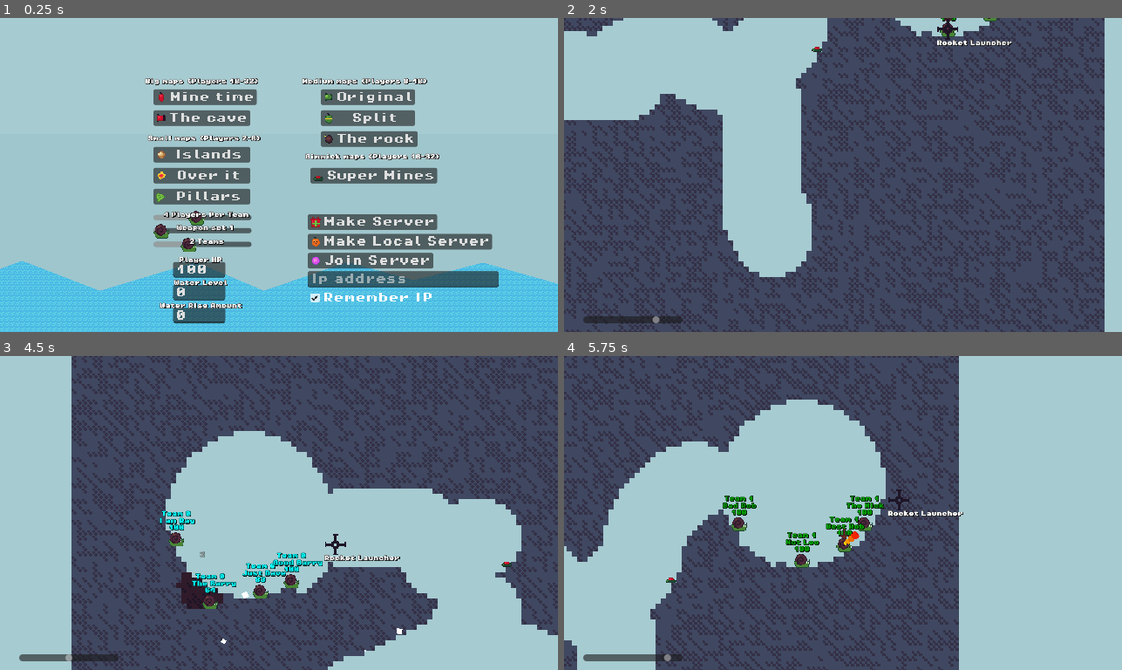
Above: before the commit, frames 1-4 (two rows, left to right).
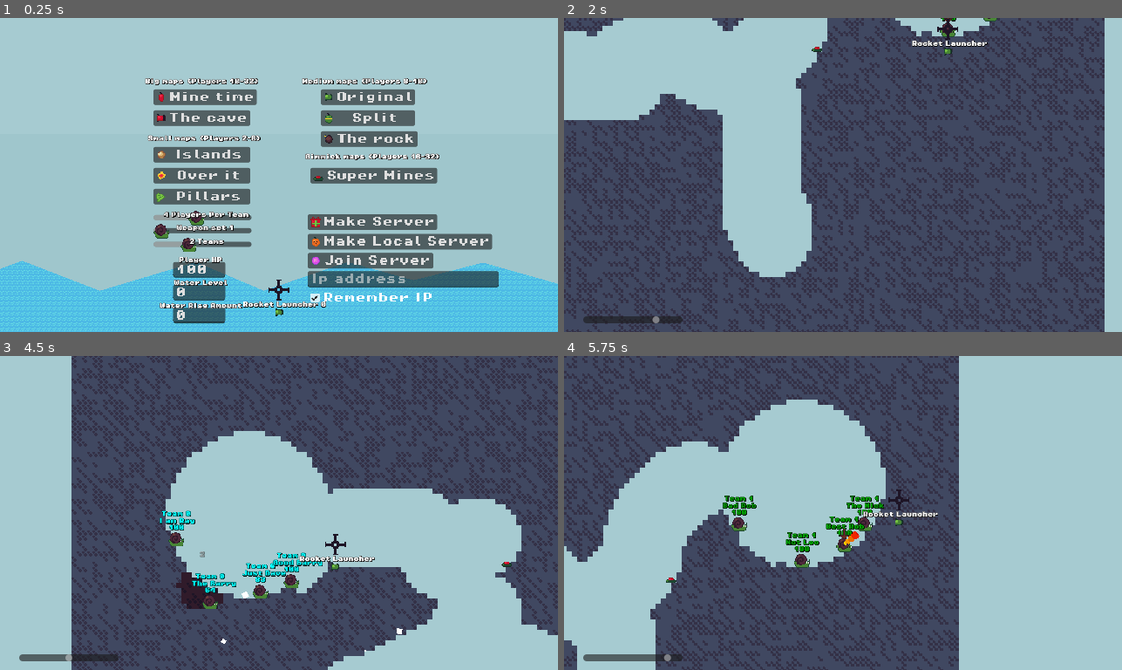
Above: after the commit, the same moments.

Repository: codingbanana21/Snail-Wars
Game: Godot game, scene res://scenes/main_menu.tscn
The game is run twice, just before and just after one commit, with the same random seed, the same clock (stepped at 60 frames per second) and the same inputs.
Inputs (mouse positions are in pixels of both pictures, inside the frame that each line leads up to):
- Up to frame 1 (0.25 s): no input
- Up to frame 2 (2 s): click (965, 278) at 0.52 s; type "12" at 0.6 s; click "Mine time" at 1.25 s
- Up to frame 3 (4.5 s): tap Enter (skip) at 2 s; move the mouse to (401, 497) at 2.02 s; press the mouse at (401, 497) at 2.03 s; hold D (right) 2.03-3.53 s; tap W (jump) at 2.27, 3.02 s; move the mouse to (167, 528) at 2.77 s; release the mouse at (167, 528) at 2.78 s; click (167, 528) at 2.85 s; move the mouse to (334, 443) at 3.52 s; press the mouse at (334, 443) at 3.53 s; hold A (left) 3.53-4.28 s; tap Mouse wheel down (last_weapon) at 3.6 s; move the mouse to (251, 575) at 4.27 s; release the mouse at (251, 575) at 4.28 s; hold D (right) from 4.28 s (still down); right-click (251, 575) at 4.35 s
- Up to frame 4 (5.75 s): keep holding D (right); tap W (jump) at 4.52, 5.27 s; click (815, 575) at 4.55 s; move the mouse to (887, 516) at 5.02 s; press the mouse at (887, 516) at 5.03 s; tap Mouse wheel up (next_weapon) at 5.1 s

The runs differ from the first frame. In frame 1, 0.3% of the frame differs, in the area x 30-85%, y 23-95%; in frame 2, 0.3%; in frame 3, 0.3%; in frame 4, 0.3%.

Commit message:
Small fixs and hitbox chanages

Diff:
--- a/projectiles/air_strike.tscn
+++ b/projectiles/air_strike.tscn
@@ -4,6 +4,8 @@
 
 [node name="AirStrike" unique_id=791496552 instance=ExtResource("1_y44nj")]
 size = 7
+speed = 0
+min_speed = 300
 gravity = 300
 timer = 5.0
 spawn_at_mouse = true
--- a/projectiles/bomb.tscn
+++ b/projectiles/bomb.tscn
@@ -4,10 +4,10 @@
 [ext_resource type="Texture2D" uid="uid://cdi5eipdsfw53" path="res://assets/images/bomb.png" id="2_3xfjl"]
 
 [sub_resource type="CircleShape2D" id="CircleShape2D_tpgjy"]
-radius = 2.0
+radius = 1.0
 
-[sub_resource type="CircleShape2D" id="CircleShape2D_dlca0"]
-radius = 5.0
+[sub_resource type="CircleShape2D" id="CircleShape2D_h2h75"]
+radius = 4.1231055
 
 [node name="Bomb" unique_id=791496552 instance=ExtResource("1_8u238")]
 damage = 5
@@ -23,5 +23,4 @@
 shape = SubResource("CircleShape2D_tpgjy")
 
 [node name="CollisionShape2D" parent="DetectBox" parent_id_path=PackedInt32Array(289666369) index="0" unique_id=1905896826]
-position = Vector2(0, 0)
-shape = SubResource("CircleShape2D_dlca0")
+shape = SubResource("CircleShape2D_h2h75")
--- a/projectiles/bullet.tscn
+++ b/projectiles/bullet.tscn
@@ -4,7 +4,7 @@
 [ext_resource type="Texture2D" uid="uid://blounwen1686h" path="res://assets/images/bullet.png" id="2_cqswp"]
 
 [sub_resource type="CircleShape2D" id="CircleShape2D_y4r1p"]
-radius = 5.0990195
+radius = 4.0
 
 [node name="Bullet" unique_id=791496552 instance=ExtResource("1_4ambd")]
 damage = 35
--- a/projectiles/cake_tnt.tscn
+++ b/projectiles/cake_tnt.tscn
@@ -4,7 +4,7 @@
 [ext_resource type="Texture2D" uid="uid://d7rmm3hgmhlx" path="res://assets/images/cake_tnt.png" id="2_2v8i0"]
 
 [sub_resource type="RectangleShape2D" id="RectangleShape2D_gjjih"]
-size = Vector2(14, 8)
+size = Vector2(12, 6)
 
 [node name="CakeTNT" unique_id=791496552 instance=ExtResource("1_ipt5o")]
 damage = 100
--- a/projectiles/drill_strike.tscn
+++ b/projectiles/drill_strike.tscn
@@ -7,6 +7,8 @@
 damage = 10
 size = 3
 knockback = 30
+speed = 0
+min_speed = 300
 gravity = 300
 projectile_hp = 7
 hit_stun_time = 0.15
--- a/projectiles/fragment.tscn
+++ b/projectiles/fragment.tscn
@@ -26,5 +26,4 @@
 shape = SubResource("CircleShape2D_3xfjl")
 
 [node name="CollisionShape2D" parent="DetectBox" parent_id_path=PackedInt32Array(289666369) index="0" unique_id=1905896826]
-position = Vector2(0, 0)
 shape = SubResource("CircleShape2D_h2h75")
--- a/projectiles/grenade.tscn
+++ b/projectiles/grenade.tscn
@@ -4,19 +4,16 @@
 [ext_resource type="Texture2D" uid="uid://qlt5j1ltdxr2" path="res://assets/images/grenade.png" id="2_5t3jc"]
 
 [sub_resource type="CircleShape2D" id="CircleShape2D_qhqgy"]
-radius = 4.0
+radius = 5.0
 
 [node name="Grenade" unique_id=791496552 instance=ExtResource("1_yss3y")]
-collision_layer = 3
-collision_mask = 3
 bounce = true
 
-[node name="Image" parent="." index="0" unique_id=2045045234]
+[node name="Image" parent="." index="1" unique_id=2045045234]
 texture = ExtResource("2_5t3jc")
 
-[node name="CollisionShape2D" parent="." index="1" unique_id=679883136]
+[node name="CollisionShape2D" parent="." index="2" unique_id=679883136]
 shape = SubResource("CircleShape2D_qhqgy")
 
 [node name="CollisionShape2D" parent="DetectBox" parent_id_path=PackedInt32Array(289666369) index="0" unique_id=1905896826]
-position = Vector2(0, 0)
 shape = null
--- a/projectiles/leaf.tscn
+++ b/projectiles/leaf.tscn
@@ -4,7 +4,7 @@
 [ext_resource type="Texture2D" uid="uid://ffe73y1go1j4" path="res://assets/images/leaf.png" id="2_3yxug"]
 
 [sub_resource type="CircleShape2D" id="CircleShape2D_8hw32"]
-radius = 8.062258
+radius = 7.0
 
 [node name="Leaf" unique_id=791496552 instance=ExtResource("1_acmeg")]
 damage = 35
--- a/projectiles/mine.tscn
+++ b/projectiles/mine.tscn
@@ -7,7 +7,7 @@
 size = Vector2(6, 12)
 
 [sub_resource type="RectangleShape2D" id="RectangleShape2D_1y4n3"]
-size = Vector2(10, 18)
+size = Vector2(9, 16)
 
 [node name="Mine" unique_id=791496552 instance=ExtResource("1_1y4n3")]
 damage = 35
@@ -31,5 +31,5 @@
 collision_mask = 6
 
 [node name="CollisionShape2D" parent="DetectBox" index="0" unique_id=1905896826]
-position = Vector2(2, 0)
+position = Vector2(2.5, 0)
 shape = SubResource("RectangleShape2D_1y4n3")
--- a/projectiles/present.tscn
+++ b/projectiles/present.tscn
@@ -2,9 +2,6 @@
 
 [ext_resource type="PackedScene" uid="uid://cubfm8w8o5obj" path="res://projectiles/projectile.tscn" id="1_s7eb1"]
 [ext_resource type="Texture2D" uid="uid://cbnwe1cqap1py" path="res://assets/images/present.png" id="2_hm0fc"]
-
-[sub_resource type="RectangleShape2D" id="RectangleShape2D_6dq8e"]
-size = Vector2(8, 7)
 
 [sub_resource type="RectangleShape2D" id="RectangleShape2D_j484f"]
 size = Vector2(12, 11)
@@ -13,6 +10,8 @@
 damage = 15
 size = 3
 knockback = 0
+speed = 0
+min_speed = 300
 gravity = 300
 spawn_at_mouse = true
 end_player_turn = false
@@ -24,7 +23,6 @@
 
 [node name="CollisionShape2D" parent="." index="2" unique_id=679883136]
 position = Vector2(0, 1.5)
-shape = SubResource("RectangleShape2D_6dq8e")
 
 [node name="CollisionShape2D" parent="DetectBox" parent_id_path=PackedInt32Array(289666369) index="0" unique_id=1905896826]
 position = Vector2(0, 1.5)
--- a/projectiles/pumkin_grenade.tscn
+++ b/projectiles/pumkin_grenade.tscn
@@ -1,10 +1,10 @@
 [gd_scene format=3 uid="uid://chxtj7vdfmh1k"]
 
 [ext_resource type="PackedScene" uid="uid://cubfm8w8o5obj" path="res://projectiles/projectile.tscn" id="1_upu3b"]
-[ext_resource type="Texture2D" uid="uid://cd6j10f3xc22c" path="res://assets/images/pumkin_grenad.png" id="2_ssk2y"]
+[ext_resource type="Texture2D" uid="uid://cd6j10f3xc22c" path="res://assets/images/pumkin_grenade.png" id="2_ssk2y"]
 
 [sub_resource type="CircleShape2D" id="CircleShape2D_ispoe"]
-radius = 4.0
+radius = 5.0
 
 [node name="PumkinGrenade" unique_id=791496552 instance=ExtResource("1_upu3b")]
 damage = 15
@@ -22,5 +22,4 @@
 shape = SubResource("CircleShape2D_ispoe")
 
 [node name="CollisionShape2D" parent="DetectBox" parent_id_path=PackedInt32Array(289666369) index="0" unique_id=1905896826]
-position = Vector2(0, 0)
 shape = null
--- a/projectiles/snail.tscn
+++ b/projectiles/snail.tscn
@@ -3,7 +3,8 @@
 [ext_resource type="PackedScene" uid="uid://cubfm8w8o5obj" path="res://projectiles/projectile.tscn" id="1_3a5e7"]
 [ext_resource type="Texture2D" uid="uid://bdm5g2j38707a" path="res://assets/images/snail.png" id="2_csbni"]
 
-[sub_resource type="RectangleShape2D" id="RectangleShape2D_xa71f"]
+[sub_resource type="CircleShape2D" id="CircleShape2D_f4elh"]
+radius = 7.566373
 
 [node name="Snail" unique_id=791496552 instance=ExtResource("1_3a5e7")]
 damage = 20
@@ -21,7 +22,8 @@
 texture = ExtResource("2_csbni")
 
 [node name="CollisionShape2D" parent="." index="2" unique_id=679883136]
-shape = SubResource("RectangleShape2D_xa71f")
+position = Vector2(0.5, 0)
+shape = SubResource("CircleShape2D_f4elh")
 
 [node name="CollisionShape2D" parent="DetectBox" parent_id_path=PackedInt32Array(289666369) index="0" unique_id=1905896826]
 shape = null
--- a/projectiles/super_mine.tscn
+++ b/projectiles/super_mine.tscn
@@ -7,7 +7,7 @@
 size = Vector2(6, 12)
 
 [sub_resource type="RectangleShape2D" id="RectangleShape2D_mw335"]
-size = Vector2(10.333334, 17.333334)
+size = Vector2(9.666667, 16)
 
 [node name="SuperMine" unique_id=791496552 instance=ExtResource("1_mw335")]
 scale = Vector2(1.5, 1.5)
@@ -32,5 +32,5 @@
 collision_mask = 6
 
 [node name="CollisionShape2D" parent="DetectBox" index="0" unique_id=1905896826]
-position = Vector2(1.8333334, -4.7683716e-07)
+position = Vector2(2.166667, 0)
 shape = SubResource("RectangleShape2D_mw335")
--- a/projectiles/teleporta.tscn
+++ b/projectiles/teleporta.tscn
@@ -4,7 +4,7 @@
 [ext_resource type="Texture2D" uid="uid://c0trkmwdkg627" path="res://assets/images/teleporta.png" id="2_46nel"]
 
 [sub_resource type="CircleShape2D" id="CircleShape2D_nw1eu"]
-radius = 5.59017
+radius = 5.0
 
 [node name="Teleporta" unique_id=791496552 instance=ExtResource("1_4dcfj")]
 damage = 25
--- a/projectiles/tnt.tscn
+++ b/projectiles/tnt.tscn
@@ -4,11 +4,11 @@
 [ext_resource type="Texture2D" uid="uid://b7fgok4ioqjf" path="res://assets/images/tnt.png" id="2_gjjih"]
 
 [sub_resource type="CapsuleShape2D" id="CapsuleShape2D_7exph"]
-radius = 3.0
+radius = 4.0
 height = 12.0
 
 [node name="TNT" unique_id=791496552 instance=ExtResource("1_2ywih")]
-damage = 70
+damage = 65
 size = 7
 knockback = 70
 speed = 0
--- a/scenes/main_menu.tscn
+++ b/scenes/main_menu.tscn
@@ -17,7 +17,7 @@
 [ext_resource type="Texture2D" uid="uid://ffe73y1go1j4" path="res://assets/images/leaf.png" id="12_a8gd2"]
 [ext_resource type="Texture2D" uid="uid://c0trkmwdkg627" path="res://assets/images/teleporta.png" id="13_1ajci"]
 [ext_resource type="Texture2D" uid="uid://cbnwe1cqap1py" path="res://assets/images/present.png" id="14_7b55j"]
-[ext_resource type="Texture2D" uid="uid://cd6j10f3xc22c" path="res://assets/images/pumkin_grenad.png" id="16_j7ex8"]
+[ext_resource type="Texture2D" uid="uid://cd6j10f3xc22c" path="res://assets/images/pumkin_grenade.png" id="16_j7ex8"]
 
 [node name="MainMenu" type="Node2D" unique_id=2137944541]
 script = ExtResource("1_flqon")
--- a/scenes/mouse.tscn
+++ b/scenes/mouse.tscn
@@ -3,9 +3,9 @@
 [ext_resource type="Script" uid="uid://dq5pcpy5obcn6" path="res://scripts/Mouse.gd" id="1_ouscy"]
 [ext_resource type="Texture2D" uid="uid://3tydmbpohdgr" path="res://assets/images/cross.png" id="2_xa71f"]
 [ext_resource type="LabelSettings" uid="uid://cm76igu117yxn" path="res://assets/fonts/label_settings.tres" id="3_xa71f"]
+[ext_resource type="Texture2D" uid="uid://b3h4dly8ovb37" path="res://assets/images/rocket.png" id="4_iog6k"]
 
 [node name="Mouse" type="Node2D" unique_id=444797727]
-visible = false
 z_index = 100
 script = ExtResource("1_ouscy")
 
@@ -14,13 +14,18 @@
 texture = ExtResource("2_xa71f")
 
 [node name="WeaponLabel" type="Label" parent="." unique_id=1462468472]
-offset_left = -17.0
-offset_top = 17.0
-offset_right = 49.0
-offset_bottom = 40.0
+offset_left = -55.0
+offset_top = 18.0
+offset_right = 163.0
+offset_bottom = 41.0
 scale = Vector2(0.5, 0.5)
+text = "weapon"
 label_settings = ExtResource("3_xa71f")
 horizontal_alignment = 1
+
+[node name="WeaponImage" type="Sprite2D" parent="." unique_id=2033482063]
+position = Vector2(0, 34)
+texture = ExtResource("4_iog6k")
 
 [node name="ShakeTimer" type="Timer" parent="." unique_id=1389379614]
 one_shot = true
--- a/scripts/Globals.gd
+++ b/scripts/Globals.gd
@@ -1,4 +1,7 @@
 extends Node2D
+
+const WEAPONS: Array[String] = ["rocket","grenade","drill","bomb","air_strike","drill_strike","tnt","bullet","teleporta","pumkin_grenade","present","cake_tnt","leaf"]
+const WEAPONS_NAMES: Array[String] = ["Rocket Launcher","Grenade","Drill Rocket","Bomb","Air Strike","Drill Strike","TNT","Gun","Teleporta","Pumkin Grenade","Present Strike","Cake TNT","Healing Leaf"]
 
 const SAVE_PATH = "user://Save.tres"
 const GAME_VERSION: float = 0.4
--- a/scripts/Mouse.gd
+++ b/scripts/Mouse.gd
@@ -1,10 +1,9 @@
 extends Node2D
 
 @onready var weapon_label: Label = $WeaponLabel
+@onready var weapon_image: Sprite2D = $WeaponImage
 @onready var shake_timer: Timer = $ShakeTimer
 @onready var camera_2d: Camera2D = $Camera2D
-
-const WEAPONS: Array[String] = ["Rocket Launcher","Grenade","Drill Rocket","Bomb","Air Strike","Drill Strike","TNT","Gun","Teleporta","Pumkin Grenade","Present Strike","Cake TNT","Healing Leaf"]
 
 var moving: bool = false
 var can_move: bool = false
@@ -17,10 +16,15 @@
 func _process(_delta: float) -> void:
 	camera_2d.limit_bottom = Globals.water_level + 64
 
+	if ResourceLoader.exists("res://assets/images/"+Globals.WEAPONS[weapon]+".png"):
+		weapon_image.texture = load("res://assets/images/"+Globals.WEAPONS[weapon]+".png")
+	else:
+		weapon_image.texture = load("res://assets/images/rocket.png")
+
 	if weapon_left >= 0:
-		weapon_label.text = WEAPONS[weapon]+" "+str(weapon_left)
+		weapon_label.text = Globals.WEAPONS_NAMES[weapon]+" "+str(weapon_left)
 	else:
-		weapon_label.text = WEAPONS[weapon]
+		weapon_label.text = Globals.WEAPONS_NAMES[weapon]
 
 	if !shake_timer.is_stopped():
 		camera_2d.offset.x = randf_range(-shake_amount, shake_amount)
--- a/scripts/player.gd
+++ b/scripts/player.gd
@@ -22,7 +22,6 @@
 const JUMP: Vector2 = Vector2(120, -300)
 const BACK_JUMP: Vector2 = Vector2(-50, -400)
 const PLAYER_GRAVITY: int = 30
-const WEAPONS: Array[String] = ["rocket","grenade","drill","bomb","air_strike","drill_strike","tnt","bullet","teleporta","pumkin_grenade","present","cake_tnt","leaf"]
 const NAMES: Array[String] = ["Barry","Bob","Jim","Dave","Rick","Rob","Ray","Nick","Leo"]
 const NAMES2: Array[String] = ["Good","Bad","Cool","Best","Dumb","Not","Dead","Same","Super","The","Just","I am"]
 
@@ -108,7 +107,7 @@
 			multiplayer_spawner.spawn({
 				"id": id,
 				"global_position": global_position,
-				"projectile": "res://projectiles/" + WEAPONS[weapon] + ".tscn"
+				"projectile": "res://projectiles/" + Globals.WEAPONS[weapon] + ".tscn"
 			})
 
 			Globals.teams_weapons[team_number][weapon] -= 1
Renamed: assets/images/pumkin_grenad.png -> assets/images/pumkin_grenade.png
Not shown, changed: assets/images/pumkin_grenade.png.import
